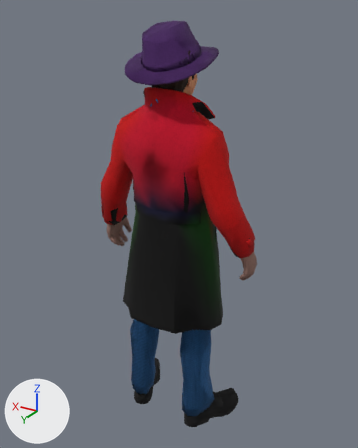
The glTF model ASSETS/MODELS/official/AGENT_FEMALE_LIGHT.glb: old version first, new version second.
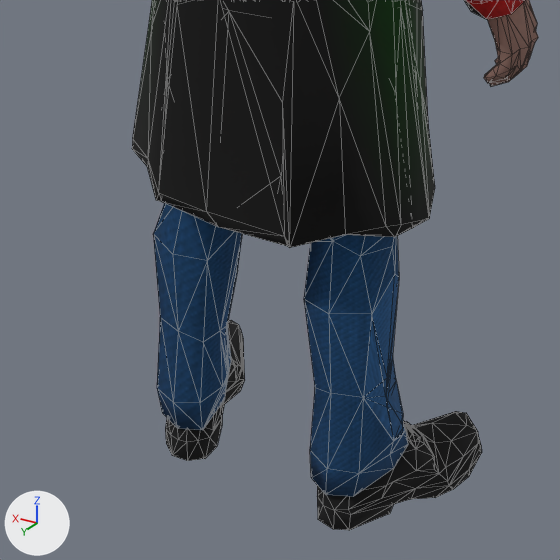
Old and new are each drawn whole from a camera (50 mm lens) standing at (-0.573, 0.95, 1.013) and looking at (-0.003, 0.0, 0.538) and again close up on the part from 22% to 74% of the width and 56% to 98% of the height. The lights are fixed; the arrows at lower left show +X, +Y and +Z. The older version's two pictures come first. The close-ups show mesh edges as thin lines. Vertices at exactly the same position are counted once.

Before the edit, the objects in view are built like this:
```python
me_outfit_coat = bpy.data.meshes.new('Outfit_Coat')
me_outfit_coat.from_pydata(...)  # 568 vertices, 1014 faces; spans x -0.209..0.209, y -0.084..0.126, z 0.284..0.867
me_outfit_coat.materials.append(mat_coat_tex)
# before: 139 (-0.061, 0.117, 0.313) at pixel (287, 246), 140 (-0.059, 0.119, 0.322) at pixel (284, 236), 141 (-0.043, 0.117, 0.313), 433 (-0.094, 0.088, 0.318) at pixel (342, 234), 434 (-0.097, 0.089, 0.319) at pixel (345, 234)
# before: 438 (-0.064, 0.119, 0.314) at pixel (289, 247)
me_outfit_shoes = bpy.data.meshes.new('Outfit_Shoes')
me_outfit_shoes.from_pydata(...)  # 204 vertices, 400 faces; spans x -0.16..0.159, y -0.091..0.084, z 0.0..0.065
me_outfit_shoes.materials.append(mat_outfit_shoes_tex)  # picture img_female_outfit_shoes
me_outfit_trousers_coated = bpy.data.meshes.new('Outfit_Trousers_Coated')
me_outfit_trousers_coated.from_pydata(...)  # 289 vertices, 500 faces; spans x -0.123..0.122, y -0.05..0.09, z 0.042..0.597
me_outfit_trousers_coated.materials.append(mat_outfit_trousers_tex_001)  # picture img_female_outfit_trousers
ob_outfit_coat = bpy.data.objects.new('Outfit_Coat', me_outfit_coat)
ob_outfit_coat.location = (0.0, 0.0, 0.0)
ob_outfit_shoes = bpy.data.objects.new('Outfit_Shoes', me_outfit_shoes)
ob_outfit_shoes.location = (0.0, 0.0, 0.0)
ob_outfit_trousers_coated = bpy.data.objects.new('Outfit_Trousers_Coated', me_outfit_trousers_coated)
ob_outfit_trousers_coated.location = (0.0, 0.0, 0.0)
# also in view: 'Body_Hands' at (0.0, -0.001, 0.483); 'Outfit_Trousers' at (0.0, 0.021, 0.319)
```
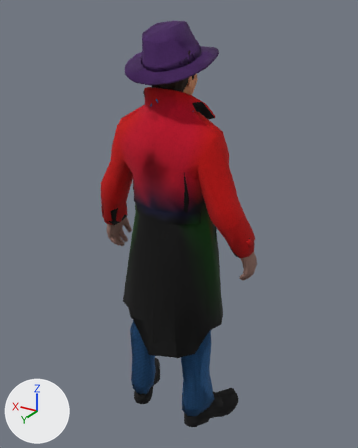
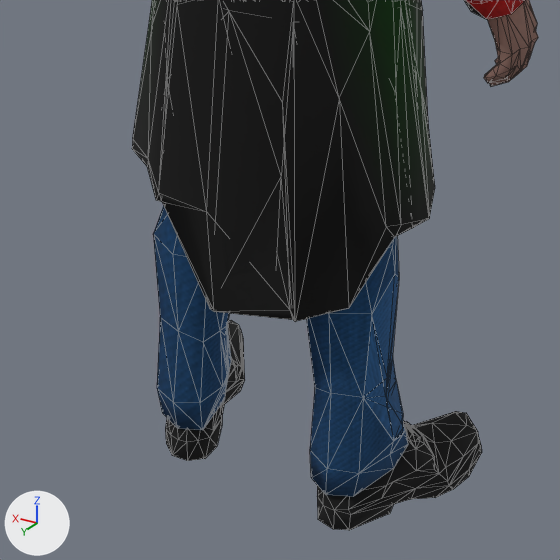
The newer file adds a shape key; the second version is drawn at full value of the shape key 'RiseFix_f08' of 'Outfit_Coat', and the change is written as the vertex moves it makes.

Where the change shows, as pixel boxes (x1, y1, x2, y2) in the close-ups (560 x 560 px; the box of a moved part takes in the faces that stretch with it):
'Outfit_Coat', reshaped: before (132, 0, 525, 248); after (132, 0, 525, 321)
part 1 of me_outfit_coat, moved or reshaped: before (164, 0, 394, 248); after (162, 0, 394, 321)

Edits to the bpy script that builds the scene:
```text
Change me_outfit_coat:
    used by ob_outfit_coat; location = (0.0, 0.0, 0.0)
    remove me_outfit_coat.from_pydata(...)  # 568 vertices, 1014 faces; spans x -0.209..0.209, y -0.084..0.126, z 0.284..0.867
    add me_outfit_coat.from_pydata(...)  # 568 vertices, 1014 faces; spans x -0.209..0.209, y -0.084..0.133, z 0.235..0.867
    me_outfit_coat part 1
    add for i in [139, 140, 141, 433, 434, 438]: me_outfit_coat.vertices[i].co += Vector((-0.002, -0.005, -0.073))
    me_outfit_coat.vertices[441].co: (0.003, 0.123, 0.314) -> (0.006, 0.131, 0.235)  # pixel (215, 224) -> pixel (209, 308)
    me_outfit_coat.vertices[442].co: (-0.003, 0.126, 0.315) -> (-0.001, 0.133, 0.237)  # pixel (218, 227) -> pixel (214, 311)
```
